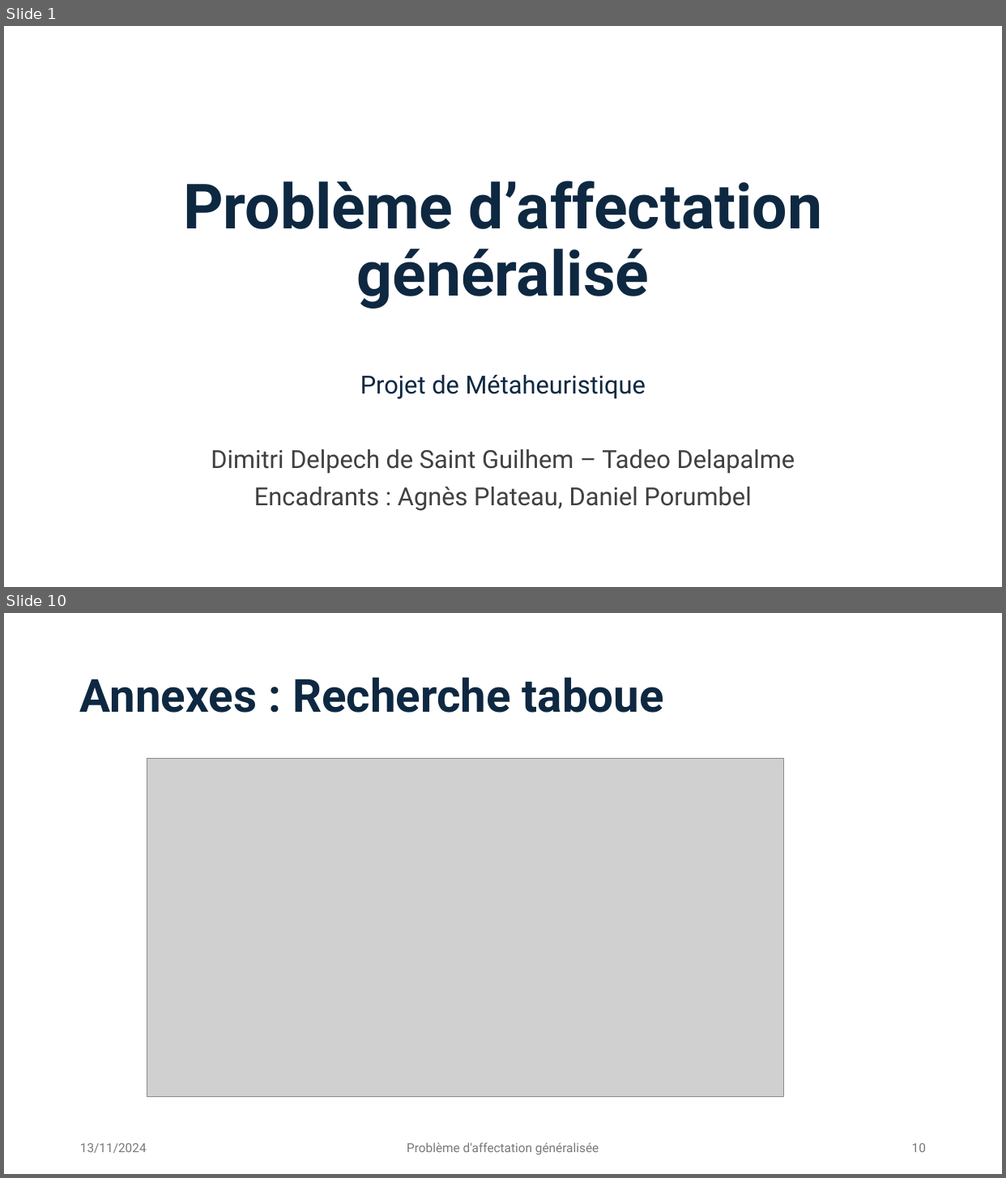
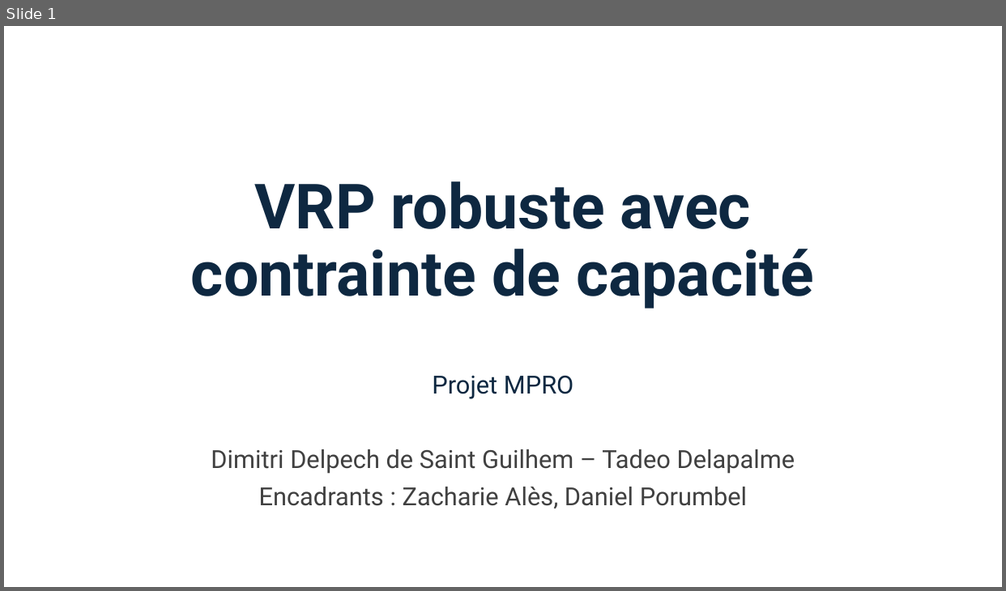
Before and after one commit to Darthkiller2Jr/projet_mpro, a slide deck: Présentation Projet.pptx. Shown one above the other, each under a label of ours: slides 1 and 10 before the commit, slide 1 after it; the slides between them are not shown. The pictures are 1006x1178 and 1006x591 pixels, drawn with LibreOffice and Linux fonts; fonts in the diff are those of the drawing; grey boxes stand for pictures. Boxes give left, top, right and bottom in pixels: in the first picture for what was removed or moved away, otherwise in the second. Text is boxed around its words. In the diff, an @@ line names an element or a change of style, - is before the commit and + after.

```diff
--- a/Présentation Projet.pptx
+++ b/Présentation Projet.pptx
@@ slide 10 removed at (4,613,1002,1174), background #FFFFFF @@
@@ title removed at (80,677,664,713) @@
-Annexes : Recherche taboue
@@ picture removed at (147,758,783,1097) @@
@@ text removed at (80,1144,147,1153) @@
-13/11/2024
@@ text removed at (407,1143,599,1155) @@
-Problème d'affectation généralisée
@@ page number removed at (912,1144,926,1152) @@
-10
@@ slide 1 changed as well @@
@@ title at (191,182,814,309): text changed @@
-Problème d’affectation généralisé
+VRP robuste avec contrainte de capacité
@@ subtitle at (432,375,573,399): text changed @@
-Projet de Métaheuristique
+Projet MPRO
@@ subtitle at (259,487,747,509): text changed @@
-Encadrants : Agnès Plateau, Daniel Porumbel
+Encadrants : Zacharie Alès, Daniel Porumbel
```
Also in this commit, not shown: 3 slides added, 11 other slides removed, 2 other files.
